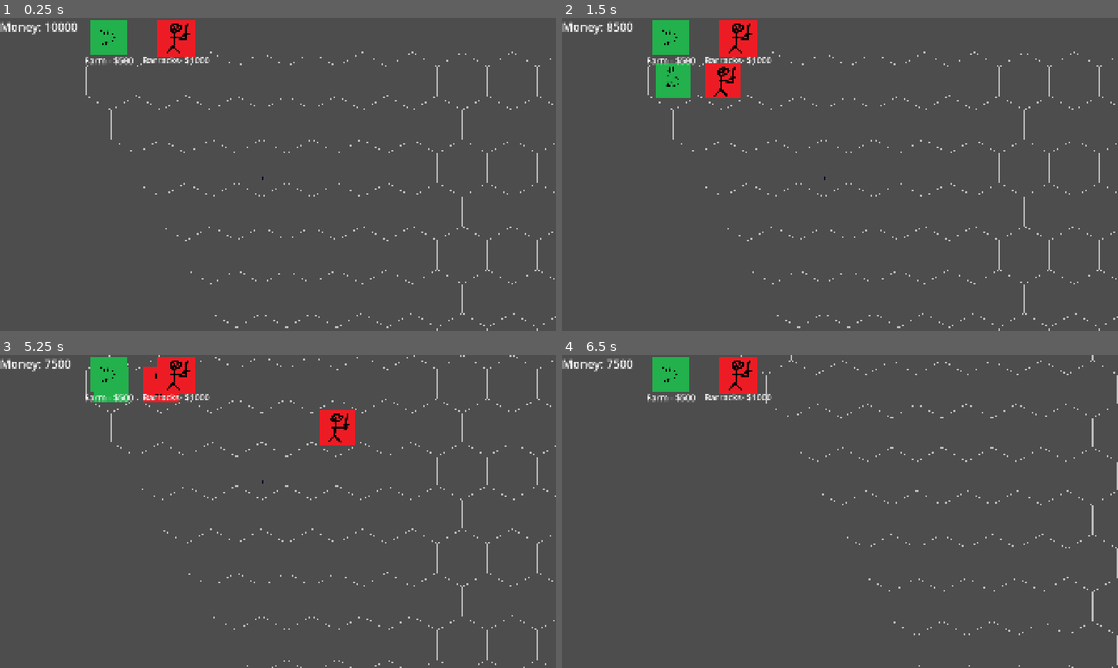
Above: before the commit, frames 1-4 (two rows, left to right).
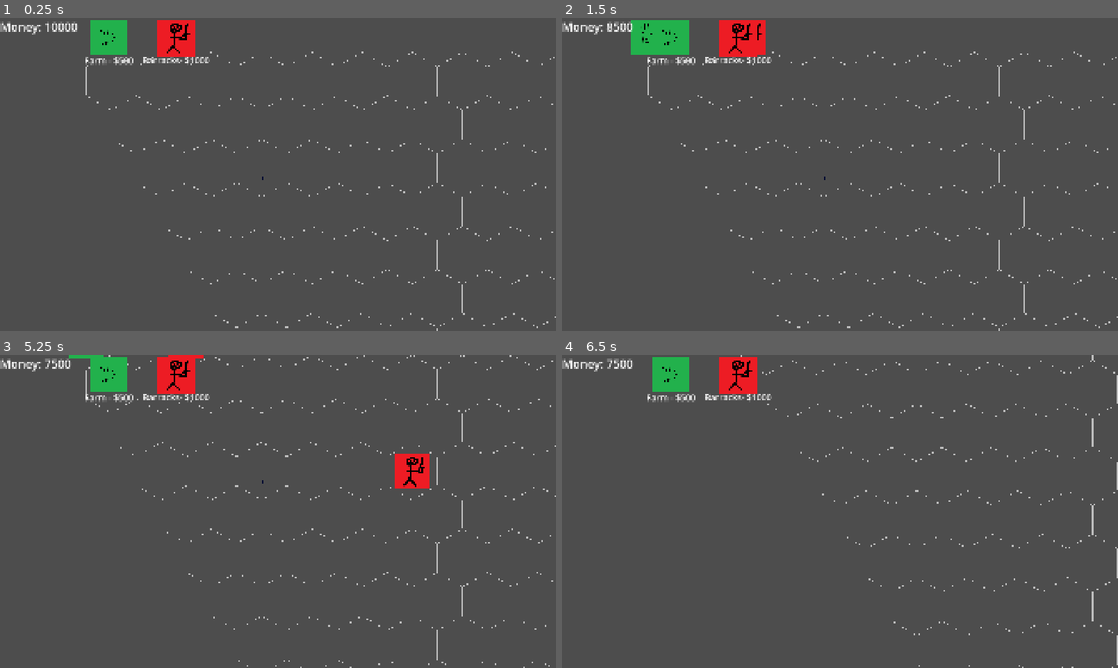
Above: after the commit, the same moments.

Repository: NathanBerglas/ROR-Testing
Game: Godot game, scene res://scenes/Player.tscn
Two runs of this game, one before a commit and one after it. Both use one fixed random seed, a clock stepped at 60 frames per second and the inputs below. This scene is started directly instead of the project's main scene.
Inputs (mouse positions are in pixels of both pictures, inside the frame that each line leads up to):
- Up to frame 1 (0.25 s): no input
- Up to frame 2 (1.5 s): click (667, 36) at 0.5 s; click (739, 36) at 1.25 s
- Up to frame 3 (5.25 s): click (105, 373) at 2 s; click (177, 373) at 2.75 s; click (105, 373) at 3.5 s; click (177, 373) at 4.25 s; tap Enter at 5 s; move the mouse to (400, 495) at 5.02 s; hold S (move_camera_down) from 5.03 s (still down)
- Up to frame 4 (6.5 s): move the mouse to (728, 527) at 5.77 s; release S (move_camera_down) at 5.78 s; tap A (move_camera_left) at 5.85 s

The runs differ from the first frame. In frame 1, 0.4% of the frame differs, in the area x 19-100%, y 10-100%; in frame 2, 2.4%; in frame 3, 2.6%, in the area x 12-100%, y 0-100%; in frame 4, 0.2%.
Error before the commit: Invalid access to property or key 'group' on a base object of type 'Node2D (meeple_control.gd)'. (res://scripts/Buildings/barracks.gd:31)
Error after the commit: Invalid operands 'Vector2i' and 'Vector2' in operator '!='. (res://scripts/Meeples/meeple_control.gd:331)

Commit message:
Fixed hex misalignment issue

Diff:
--- a/scripts/Buildings/barracks.gd
+++ b/scripts/Buildings/barracks.gd
@@ -28,6 +28,6 @@
 		instance.set_global_position(grid.axial_hex_to_coord(tempVector))
 
 		p.unorderedMeeples.push_back(instance)
-		p.group[0].push_back(instance)
+		#p.group[0].push_back(instance)
 
 		spawnTimer = 0
--- a/scripts/grid.gd
+++ b/scripts/grid.gd
@@ -9,168 +9,171 @@
 var grid: Array = []
 
 const HEX_DIRS := [
-	Vector2i(1, 0),
-	Vector2i(1, -1),
-	Vector2i(0, -1),
-	Vector2i(-1, 0),
-	Vector2i(-1, 1),
-	Vector2i(0, 1),
+    Vector2i(1, 0),
+    Vector2i(1, -1),
+    Vector2i(0, -1),
+    Vector2i(-1, 0),
+    Vector2i(-1, 1),
+    Vector2i(0, 1),
 ]
 
 var astar = AStar2D.new()
 
 class tile:
-	var hex: Vector2i # (q, r)
-	var classification: int = 0 # 0 is empty, 1 is obstruction, 2 is building, and 3 is meeple
-	var traversable = true
-	var traversal_difficulty = 1.0 # Must be nonzero for AStar (i think?)
-	var biome = 0 # 0 is undefined biome
-	func _init(hex, _classification = 0):
-		self.hex = hex
-		self.classification = _classification
-		self.traversable = (classification == 0) # Only traversable if empty
+    var hex: Vector2i # (q, r)
+    var classification: int = 0 # 0 is empty, 1 is obstruction, 2 is building, and 3 is meeple
+    var traversable = true
+    var traversal_difficulty = 1.0 # Must be nonzero for AStar (i think?)
+    var biome = 0 # 0 is undefined biome
+    func _init(hex, _classification = 0):
+        self.hex = hex
+        self.classification = _classification
+        self.traversable = (classification == 0) # Only traversable if empty
 
 # Internal script to edit the grid, this is for placing a building, moving a meeple, etc.
 func _update_grid(hex: Vector2i, classification: int):
-	var tile_to_update = grid[hex.x][hex.y]
-	if tile_to_update.classification == 0:
-		grid[hex.x][hex.y] = tile.new(tile_to_update.hex, classification)
-		return true
-	else: # This grid point is not empty!
-		return false # Throw error
+    var tile_to_update = grid[hex.x][hex.y]
+    if tile_to_update.classification == 0:
+        grid[hex.x][hex.y] = tile.new(tile_to_update.hex, classification)
+        return true
+    else: # This grid point is not empty!
+        return false # Throw error
 
 #Added by Jacob -> External script that doesn't care about rules, set tile to that classification
 #Chat if needed
 func update_grid(hex: Vector2i, classification: int):
-	var tile_to_update = grid[hex.x][hex.y]
-	#print(classification)
-	grid[hex.x][hex.y] = tile.new(tile_to_update.hex, classification)
-	if classification != 0:
-		astar.set_point_disabled(_hex_to_id(hex), true)
-	#print(grid[hex.x][hex.y].classification)
+    var tile_to_update = grid[hex.x][hex.y]
+    #print(classification)
+    grid[hex.x][hex.y] = tile.new(tile_to_update.hex, classification)
+    if classification != 0:
+        astar.set_point_disabled(_hex_to_id(hex), true)
+    #print(grid[hex.x][hex.y].classification)
 
 #Added by Jacob -> Prob by takes axial Hex
 func axial_probe(coordinate: Vector2i):
-	var tile_pos: Vector2i = coordinate
-	return grid[tile_pos.x][tile_pos.y]
+    var tile_pos: Vector2i = coordinate
+    return grid[tile_pos.x][tile_pos.y]
 
 # Takes the precise hex location and properly rounds it
 func _hex_round(frac: Vector2) -> Vector2i:
-	var x = frac.x
-	var z = frac.y
-	var y = -x - z
+    var x = frac.x
+    var z = frac.y
+    var y = -x - z
 
-	var rx = round(x)
-	var ry = round(y)
-	var rz = round(z)
+    var rx = round(x)
+    var ry = round(y)
+    var rz = round(z)
 
-	var dx = abs(rx - x)
-	var dy = abs(ry - y)
-	var dz = abs(rz - z)
+    var dx = abs(rx - x)
+    var dy = abs(ry - y)
+    var dz = abs(rz - z)
 
-	if dx > dy and dx > dz:
-		rx = -ry - rz
-	elif dy > dz:
-		ry = -rx - rz
-	else:
-		rz = -rx - ry
+    if dx > dy and dx > dz:
+        rx = -ry - rz
+    elif dy > dz:
+        ry = -rx - rz
+    else:
+        rz = -rx - ry
 
-	return Vector2i(rx, rz)
+    return Vector2i(rx, rz)
 
 func _hex_in_bounds(hex: Vector2i) -> bool:
-	return hex.x >= 0 and hex.y >= 0 \
-		and hex.x < GRID_COUNT.x and hex.y < GRID_COUNT.y
+    return hex.x >= 0 and hex.y >= 0 \
+        and hex.x < GRID_COUNT.x and hex.y < GRID_COUNT.y
+
+
 
 # Takes the coordinates, ie. pixel position on map and coverts it to a hex position, ie. (q, r)
 func coord_to_axial_hex(coordinate: Vector2i):
-	var q: int = (SQRT_3 / 3.0 * coordinate.x - 1.0 / 3.0 * coordinate.y) / HEX_SIZE
-	var r: int = (2.0 / 3.0 * coordinate.y) / HEX_SIZE
-	if _hex_in_bounds(Vector2i(q, r)):
-		return Vector2i(q, r)
-	else:
-		return Vector2(-1, -1)
+    var q: float = (SQRT_3 / 3.0 * coordinate.x - 1.0 / 3.0 * coordinate.y) / HEX_SIZE
+    var r: float = (2.0 / 3.0 * coordinate.y) / HEX_SIZE
+    if _hex_in_bounds(Vector2i(q, r)):
+        return _hex_round(Vector2(q, r))
+    else:
+        print("Hex out of bound for coordinates: ", coordinate)
+        return Vector2(-1, -1)
 
 func axial_hex_to_coord(hex: Vector2i):
-	var x: int = HEX_SIZE * SQRT_3 * (hex.x + hex.y * 0.5)
-	var y: int = HEX_SIZE * 1.5 * hex.y
-	return Vector2i(x, y)
+    var x: float = HEX_SIZE * SQRT_3 * (hex.x + hex.y * 0.5)
+    var y: float = HEX_SIZE * 1.5 * hex.y
+    return Vector2(x, y)
 
 func hex_center(coordinate: Vector2i):
-	return axial_hex_to_coord(coord_to_axial_hex(coordinate))
+    return axial_hex_to_coord(coord_to_axial_hex(coordinate))
 
 # Allow external scripts to check if a grid is empty, has a meeple, building, etc.
 func probe(coordinate: Vector2i):
-	var tile_pos: Vector2i = coord_to_axial_hex(coordinate)
-	return grid[tile_pos.x][tile_pos.y]
+    var tile_pos: Vector2i = coord_to_axial_hex(coordinate)
+    return grid[tile_pos.x][tile_pos.y]
 
 # For AStar indexing. Simply flattens hex
 func _hex_to_id(hex: Vector2i) -> int:
-	return hex.y * GRID_COUNT.x + hex.x
+    return hex.y * GRID_COUNT.x + hex.x
 
 func update_astar():
-	astar.clear()
+    astar.clear()
 
-	for q in range(GRID_COUNT.x):
-		for r in range(GRID_COUNT.y):
-			var t: tile = grid[q][r]
-			var id = _hex_to_id(t.hex)
-			astar.add_point(_hex_to_id(t.hex), t.hex, t.traversal_difficulty)
-			if !t.traversable: # Tile is not traversable
-				astar.set_point_disabled(id, true)
+    for q in range(GRID_COUNT.x):
+        for r in range(GRID_COUNT.y):
+            var t: tile = grid[q][r]
+            var id = _hex_to_id(t.hex)
+            astar.add_point(_hex_to_id(t.hex), t.hex, t.traversal_difficulty)
+            if !t.traversable: # Tile is not traversable
+                astar.set_point_disabled(id, true)
 
-	for q in range(GRID_COUNT.x):
-		for r in range(GRID_COUNT.y):
-			var t: tile = grid[q][r]
-			var id = _hex_to_id(t.hex)
-			if !t.traversable:
-				continue
-			for direction in HEX_DIRS:
-				var next_hex = t.hex + direction
-				if !_hex_in_bounds(next_hex):
-					continue
-				var next_tile = grid[next_hex.x][next_hex.y]
-				if !next_tile.traversable:
-					astar.connect_points(id, _hex_to_id(next_tile.hex), false)
+    for q in range(GRID_COUNT.x):
+        for r in range(GRID_COUNT.y):
+            var t: tile = grid[q][r]
+            var id = _hex_to_id(t.hex)
+            if !t.traversable:
+                continue
+            for direction in HEX_DIRS:
+                var next_hex = t.hex + direction
+                if !_hex_in_bounds(next_hex):
+                    continue
+                var next_tile = grid[next_hex.x][next_hex.y]
+                if !next_tile.traversable:
+                    astar.connect_points(id, _hex_to_id(next_tile.hex), false)
 
-func move_meeple(start_coord: Vector2i, end_coord: Vector2i):
-	var start_hex = coord_to_axial_hex(start_coord)
-	var start_id = _hex_to_id(start_hex)
-	var end_hex = coord_to_axial_hex(end_coord)
-	var end_id = _hex_to_id(end_hex)
+func find_path(start_coord: Vector2i, end_coord: Vector2i):
+    var start_hex = coord_to_axial_hex(start_coord)
+    var start_id = _hex_to_id(start_hex)
+    var end_hex = coord_to_axial_hex(end_coord)
+    var end_id = _hex_to_id(end_hex)
 
-	# Check that destined grid spot is available
-	if !(grid[end_hex.x][end_hex.y].classification == 0) or !astar.is_point_disabled(start_id) or !astar.is_point_disabled(end_id):
-		return []
+    # Check that destined grid spot is available
+    if !(grid[end_hex.x][end_hex.y].classification == 0) or !astar.is_point_disabled(start_id) or !astar.is_point_disabled(end_id):
+        return []
 
-	var path_ids = astar.get_id_path(start_id, end_id, false) # Do not allow partial paths
-	var path_hexes: Array[Vector2i] = []
+    var path_ids = astar.get_id_path(start_id, end_id, false) # Do not allow partial paths
+    var path_hexes: Array[Vector2i] = []
 
-	for id in path_ids: # Unflatten path_ids
-		var q: int = id % GRID_COUNT.x
-		var r: int = id / GRID_COUNT.x
-		path_hexes.append(Vector2i(q, r))
-	return path_hexes
+    for id in path_ids: # Unflatten path_ids
+        var q: int = id % GRID_COUNT.x
+        var r: int = id / GRID_COUNT.x
+        path_hexes.append(Vector2i(q, r))
+    return path_hexes
 
 func _ready():
-	for q in range(GRID_COUNT.x):
-		var row: Array = []
-		for r in range(GRID_COUNT.y):
-			row.append(tile.new(Vector2i(q, r)))
-		grid.append(row)
-	update_astar()
+    for q in range(GRID_COUNT.x):
+        var row: Array = []
+        for r in range(GRID_COUNT.y):
+            row.append(tile.new(Vector2i(q, r)))
+        grid.append(row)
+    update_astar()
 
 func draw_hex(center: Vector2, size: float, color: Color) -> void:
-	var points: PackedVector2Array = []
-	for i in range(6):
-		var angle = deg_to_rad(60 * i - 30) # pointy-top
-		points.append(center + Vector2(cos(angle), sin(angle)) * size)
+    var points: PackedVector2Array = []
+    for i in range(6):
+        var angle = deg_to_rad(60 * i - 30) # pointy-top
+        points.append(center + Vector2(cos(angle), sin(angle)) * size)
 #
-	for i in range(6):
-		draw_line(points[i], points[(i + 1) % 6], color, 1.0)
-	#
+    for i in range(6):
+        draw_line(points[i], points[(i + 1) % 6], color, 1.0)
+    #
 func _draw():
-	for q in range(GRID_COUNT.x):
-		for r in range(GRID_COUNT.y):
-			var hex = Vector2i(q, r)
-			var center = axial_hex_to_coord(hex)
-			draw_hex(center, HEX_SIZE, Color.GRAY)
+    for q in range(GRID_COUNT.x):
+        for r in range(GRID_COUNT.y):
+            var hex = Vector2i(q, r)
+            var center = axial_hex_to_coord(hex)
+            draw_hex(center, HEX_SIZE, Color.GRAY)
